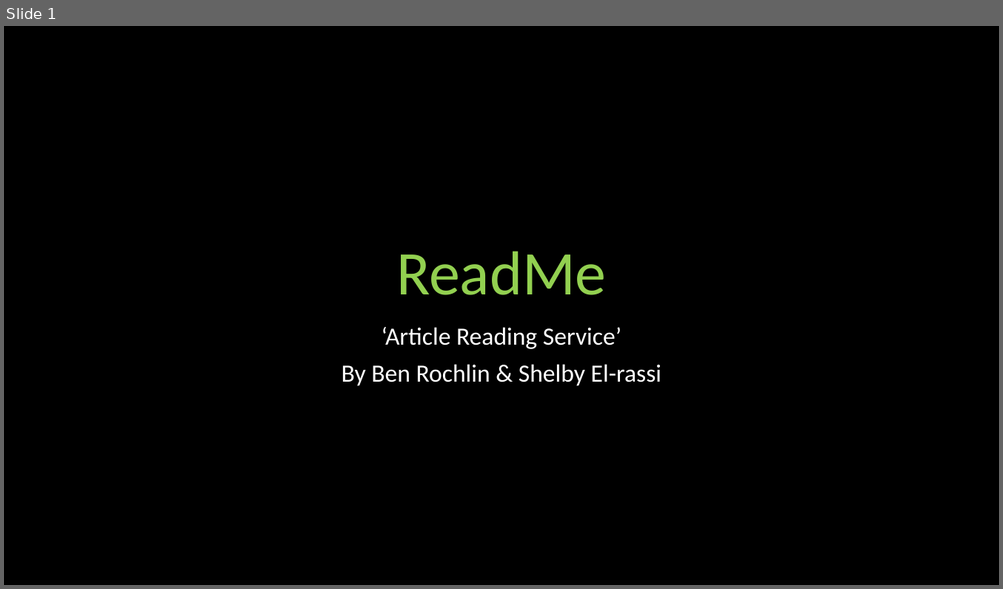
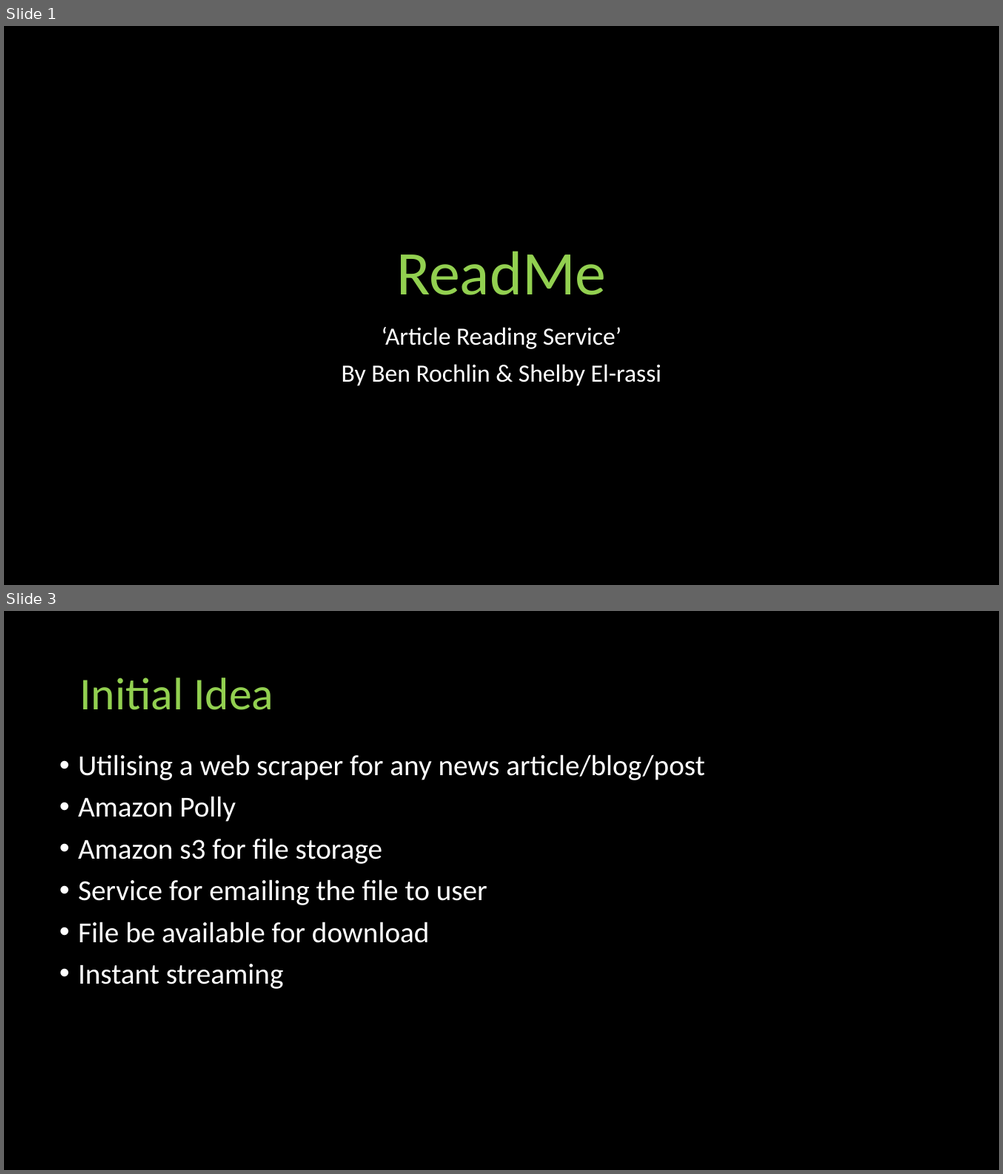
Before and after one commit to Shelby219/README_article_reading_app, a slide deck: pres.pptx. Shown one above the other, each under a label of ours: slide 1 before the commit, slides 1 and 3 after it; the slides between them are not shown. The pictures are 1003x589 and 1003x1174 pixels, drawn with LibreOffice and Linux fonts; fonts in the diff are those of the drawing. Boxes give left, top, right and bottom in pixels: in the first picture for what was removed or moved away, otherwise in the second. Text is boxed around its words. In the diff, an @@ line names an element or a change of style, - is before the commit and + after.

```diff
--- a/pres.pptx
+++ b/pres.pptx
@@ slide 3 added at <box>4,611,999,1170</box>, background #000000 @@
@@ title added at <box>79,678,273,710</box>, 44 pt, text #92D050 @@
+Initial Idea
@@ text added at <box>78,755,705,989</box>, 28 pt, text #FFFFFF @@
+• Utilising a web scraper for any news article/blog/post
+• Amazon Polly
+• Amazon s3 for file storage
+• Service for emailing the file to user
+• File be available for download
+• Instant streaming
```
Also in this commit, not shown: 3 slides changed, 2 other slides added, 3 slides removed, 3 other files.
